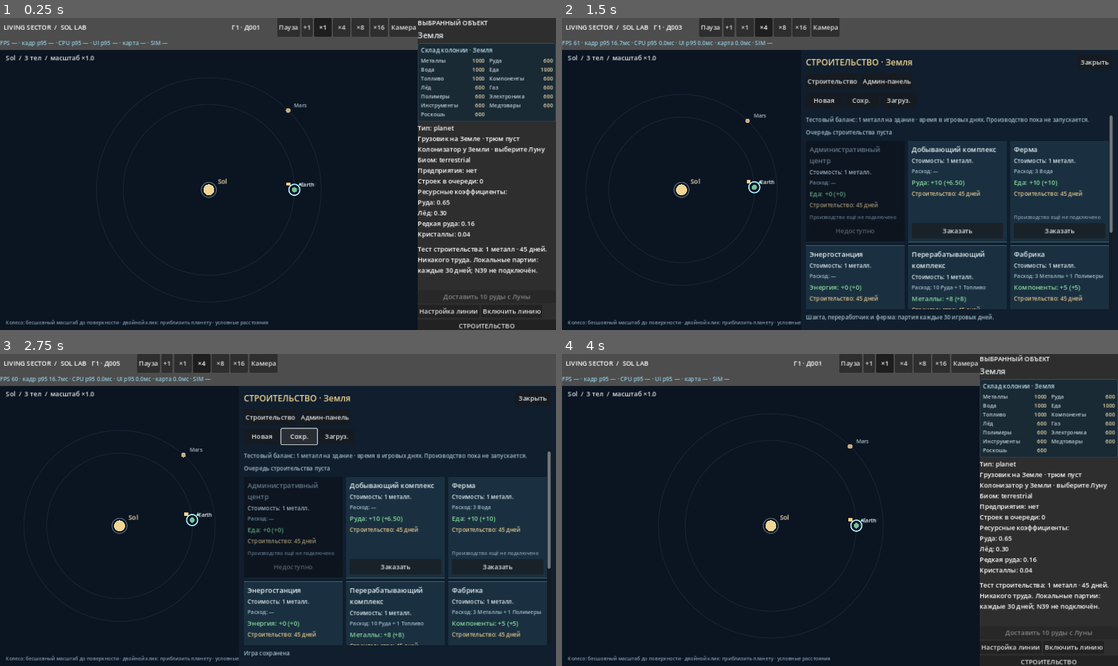
Above: before the commit, frames 1-4 (two rows, left to right).
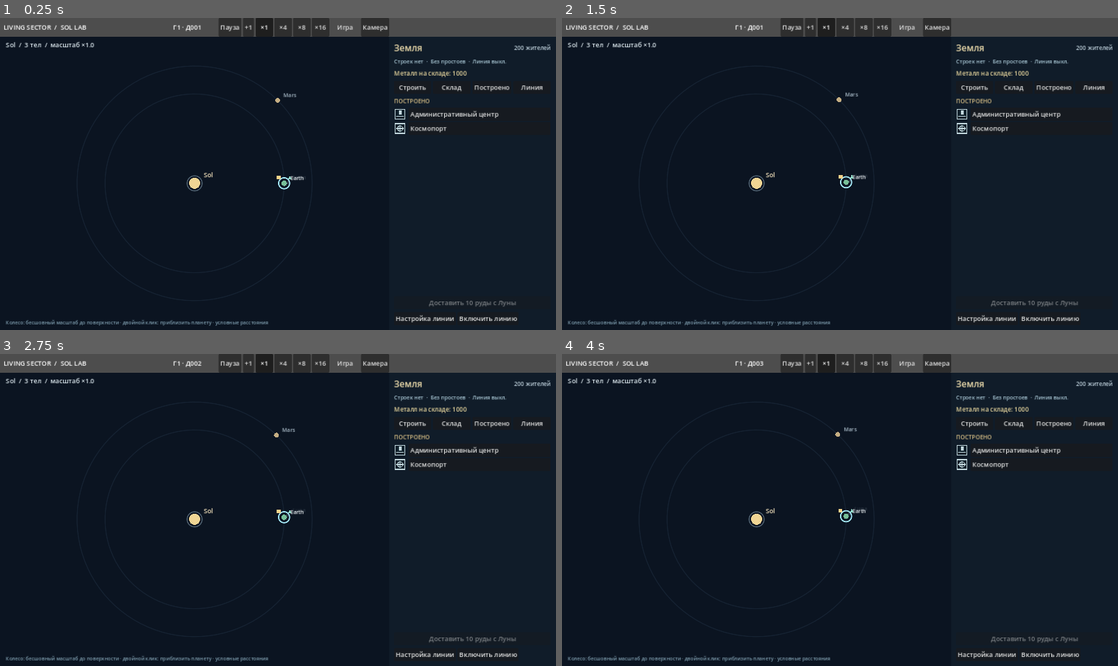
Above: after the commit, the same moments.

Repository: Mefits/Living-Sector
Game: Godot game, scene res://scenes/main.tscn
Two runs of this game, one before a commit and one after it. Both use one fixed random seed, a clock stepped at 60 frames per second and the inputs below.
Inputs (mouse positions are in pixels of both pictures, inside the frame that each line leads up to):
- Up to frame 1 (0.25 s): no input
- Up to frame 2 (1.5 s): click (906, 27) at 0.5 s, where only the run after the commit has a clickable "Игра"; click (1051, 326) at 1.25 s, where only the run before the commit has a clickable "СТРОИТЕЛЬСТВО"
- Up to frame 3 (2.75 s): click (300, 435) at 2 s, where only the run before the commit has a clickable "Сохр."
- Up to frame 4 (4 s): click (901, 435) at 2.75 s, where only the run before the commit has a clickable "Загруз."; click (823, 435) at 3.5 s, where only the run before the commit has a clickable "Новая"

The runs differ from the first frame. In frame 1, 23% of the frame differs, in the area x 0-100%, y 0-100%; in frame 2, 21%; in frame 3, 21%; in frame 4, 23%.

Commit message:
feat(sol_lab): colony control dock, built-facility selection and game menu

Diff:
--- a/sol_lab/scripts/main.gd
+++ b/sol_lab/scripts/main.gd
@@ -10,6 +10,7 @@
 const Calendar = preload("res://scripts/sol_calendar.gd")
 const ConstructionRuntime = preload("res://scripts/sol_construction_runtime.gd")
 const ColonyStockPanel = preload("res://scripts/view/colony_stock_panel.gd")
+const ColonyPanel = preload("res://scripts/view/colony_panel.gd")
 const SPEED_PRESETS: Array[int] = [1, 4, 8, 16]
 const DEFAULTS = "res://data/balance_defaults.json"
 const USER_CONFIG = "user://sol_lab_balance.json"
@@ -51,6 +52,8 @@
 var browser
 var native_view
 var sidebar: PanelContainer
+var colony_panel
+var diagnostics_visible: bool = false
 var top_bar: HBoxContainer
 var performance_bar: HBoxContainer
 
@@ -107,14 +110,25 @@
             "строительство и орбиты используют одни часы. " +
             "Экономика N39 пока не подключена.") % preset
         speed_buttons[preset] = speed_button
+    var game_menu := MenuButton.new()
+    game_menu.text = "Игра"
+    game_menu.custom_minimum_size = Vector2(70, 32)
+    bar.add_child(game_menu)
+    var popup: PopupMenu = game_menu.get_popup()
+    popup.add_item("Новая игра", 1)
+    popup.add_item("Сохранить", 2)
+    popup.add_item("Загрузить", 3)
+    popup.add_separator()
+    popup.add_item("Диагностика", 4)
+    popup.add_item("Админ-панель · F9", 5)
+    popup.id_pressed.connect(_on_game_menu)
     _button(bar, "Камера", _reset_camera)
-    var perf_bar := HBoxContainer.new()
-    performance_bar = perf_bar
-    add_child(perf_bar)
-    perf_bar.anchor_right = 1.0
-    perf_bar.offset_top = 46
-    perf_bar.offset_bottom = 78
-    perf_bar.offset_right = -SIDE_WIDTH
+    performance_bar = HBoxContainer.new()
+    add_child(performance_bar)
+    performance_bar.anchor_right = 1.0
+    performance_bar.offset_top = 46
+    performance_bar.offset_bottom = 78
+    performance_bar.offset_right = -SIDE_WIDTH
     perf_label = Label.new()
     perf_label.text = "FPS — · кадр p95 — · CPU p95 — · UI p95 — · карта — · SIM —"
     perf_label.add_theme_font_size_override("font_size", 14)
@@ -122,54 +136,42 @@
     perf_label.size_flags_horizontal = Control.SIZE_EXPAND_FILL
     perf_label.clip_text = true
     perf_label.text_overrun_behavior = TextServer.OVERRUN_TRIM_ELLIPSIS
-    perf_label.tooltip_text = "Оригинальный UIFrameProfiler из SystemBalance. " + (
-        "Симуляция N158 пока не подключена.")
-    perf_bar.add_child(perf_label)
-    sidebar = PanelContainer.new()
+    performance_bar.add_child(perf_label)
+    performance_bar.hide()
+
+    colony_panel = ColonyPanel.new()
+    sidebar = colony_panel
     add_child(sidebar)
     sidebar.anchor_left = 1.0
     sidebar.anchor_right = 1.0
     sidebar.anchor_bottom = 1.0
     sidebar.offset_left = -SIDE_WIDTH
     sidebar.offset_right = 0.0
-    var contents := VBoxContainer.new()
-    sidebar.add_child(contents)
-    info_area = VBoxContainer.new()
-    contents.add_child(info_area)
-    var heading := Label.new()
-    heading.text = "ВЫБРАННЫЙ ОБЪЕКТ"
-    info_area.add_child(heading)
-    planet_name_label = Label.new()
-    planet_name_label.add_theme_font_size_override("font_size", 20)
-    planet_name_label.add_theme_color_override("font_color", Color("#e8edf1"))
-    info_area.add_child(planet_name_label)
-    colony_stock_panel = ColonyStockPanel.new()
-    info_area.add_child(colony_stock_panel)
-    details = Label.new()
-    details.autowrap_mode = TextServer.AUTOWRAP_WORD_SMART
-    info_area.add_child(details)
-    var hint := Label.new()
-    hint.text = "Тест строительства: 1 металл · 45 дней.\n" + (
-        "Никакого труда. Локальные партии: каждые 30 дней; N39 не подключён.")
-    hint.autowrap_mode = TextServer.AUTOWRAP_WORD_SMART
-    info_area.add_child(hint)
-    message_line = Label.new()
-    message_line.autowrap_mode = TextServer.AUTOWRAP_WORD_SMART
-    message_line.add_theme_color_override("font_color", Color("#e0c18b"))
-    info_area.add_child(message_line)
-    var filler := Control.new()
-    filler.size_flags_vertical = Control.SIZE_EXPAND_FILL
-    contents.add_child(filler)
-    colony_button = _button(contents, "Колонизировать Луну", _colonize_luna)
-    freight_button = _button(contents, "", _send_freighter)
-    _build_freight_line_controls(contents)
-    _button(contents, "СТРОИТЕЛЬСТВО", _open_build)
-    mode_button = _button(contents, "АДМИН-ПАНЕЛЬ · F9", _toggle_admin)
-    var saves := HBoxContainer.new()
-    contents.add_child(saves)
-    _button(saves, "Новая", _new_game)
-    _button(saves, "Сохр.", _save_game)
-    _button(saves, "Загруз.", _load_game)
+    sidebar.offset_top = 46
+    planet_name_label = colony_panel.heading
+    colony_stock_panel = colony_panel.stock_panel
+    details = colony_panel.details
+    message_line = colony_panel.message
+    colony_button = colony_panel.colonize_button
+    colony_button.pressed.connect(_colonize_luna)
+    freight_button = colony_panel.freight_button
+    freight_button.pressed.connect(_send_freighter)
+    colony_panel.build_requested.connect(_open_build)
+    colony_panel.line_requested.connect(_open_freight_line)
+    colony_panel.facility_requested.connect(_colony_facility_selected)
+    _build_freight_line_controls(colony_panel.line_holder)
+
+
+func _on_game_menu(id: int) -> void:
+    match id:
+        1: _new_game()
+        2: _save_game()
+        3: _load_game()
+        4:
+            diagnostics_visible = not diagnostics_visible
+            performance_bar.visible = diagnostics_visible
+            _layout_right_side()
+        5: _toggle_admin()
 
 
 func _button(parent: Node, label: String, action: Callable) -> Button:
@@ -432,6 +434,36 @@
             items.append("%s: %.2f" % [Model.resource_label(str(key)),
                 float(coeff.get(key,0.0))])
         details.text = "\n".join(items)
+        var population_count: int = 0
+        for citizen in world.get("populations", []):
+            if str(citizen.get("facility_id", "")) == selected + "-colony":
+                population_count += int(citizen.get("population_count", 0))
+        var built: Array = []
+        var idle: String = ""
+        for facility in world.get("facilities", []):
+            if str(facility.get("body", "")) != selected:
+                continue
+            if str(facility.get("type", "")) == "construction_site":
+                continue
+            if str(facility.get("type", "")) == "station" and (
+                    str(facility.get("location", "")) != selected + "-colony"):
+                continue
+            built.append(facility)
+            var problem: String = str(facility.get("production_status", ""))
+            if idle.is_empty() and problem.begins_with("Простой"):
+                idle = str(facility.get("name", "")) + " · " + problem
+        var line_status: String = "Линия выкл."
+        if construction.freight_line().enabled:
+            line_status = "Линия активна"
+            var line_wait: String = construction.freight_line_wait()
+            if not line_wait.is_empty():
+                line_status = line_wait
+        colony_panel.show_colony(selected, name_ru, population_count,
+            construction.colony_inventory(selected), built,
+            construction.sites, idle, line_status, native_time)
+        if browser != null and browser.visible:
+            browser.set_colony_summary(name_ru, population_count,
+                construction.colony_inventory(selected))
         return
 
 func _input(event: InputEvent) -> void:
@@ -502,24 +534,23 @@
 func _layout_right_side() -> void:
     if sidebar == null or native_view == null or browser == null:
         return
-    var active_width: float = SIDE_WIDTH
+    var active_width: float = clampf(size.x * 0.30, 390.0, 500.0)
     if browser.visible:
-        # Reserve actual viewport space for the original map.
-        # The catalog never overlays the planet/camera canvas.
-        active_width = minf(clampf(size.x * 0.57, 620.0, 870.0),
-            maxf(300.0, size.x - 430.0))
+        active_width = clampf(size.x * 0.43, 470.0, 740.0)
     for bar in [top_bar, performance_bar]:
         if bar != null:
             bar.offset_right = -active_width
-    sidebar.offset_left = -SIDE_WIDTH
+    sidebar.offset_left = -active_width
     sidebar.offset_right = 0.0
+    sidebar.offset_top = 46.0
     native_view.offset_right = -active_width
+    native_view.offset_top = 78.0 if diagnostics_visible else 46.0
     browser.anchor_left = 1.0
     browser.anchor_right = 1.0
     browser.anchor_bottom = 1.0
     browser.offset_left = -active_width
     browser.offset_right = 0.0
-    browser.offset_top = 78.0
+    browser.offset_top = 46.0
     browser.offset_bottom = 0.0
     browser.set_dock_width(active_width)
 
@@ -561,11 +592,12 @@
     native_view = NativeStarSystemView.new()
     native_view.set_anchors_and_offsets_preset(Control.PRESET_FULL_RECT)
     native_view.anchor_right = 1.0
-    native_view.offset_top = 78.0
+    native_view.offset_top = 46.0
     native_view.offset_right = -SIDE_WIDTH
     native_view.mouse_filter = Control.MOUSE_FILTER_STOP
     native_view.body_selected.connect(_native_body_selected)
     native_view.body_open_requested.connect(_native_body_selected)
+    native_view.facility_selected.connect(_native_facility_selected)
     add_child(native_view)
     # Under sidebar and header, but above the empty root background.
     move_child(native_view, 0)
@@ -595,6 +627,26 @@
     if browser.visible:
         browser.select_planet(id)
     _show_selected()
+
+func _native_facility_selected(facility_id: String) -> void:
+    for item in world.get("facilities", []):
+        if str(item.get("id", "")) != facility_id:
+            continue
+        var body: String = str(item.get("body", ""))
+        if not Model.VISIBLE.has(body):
+            return
+        selected = body
+        if browser.visible:
+            _close_browser()
+        _show_selected()
+        colony_panel.select_facility(facility_id)
+        native_view.select_facility(facility_id)
+        return
+
+
+func _colony_facility_selected(facility_id: String) -> void:
+    native_view.select_facility(facility_id)
+
 
 func _set_speed(multiplier: int) -> void:
     if not SPEED_PRESETS.has(multiplier):
